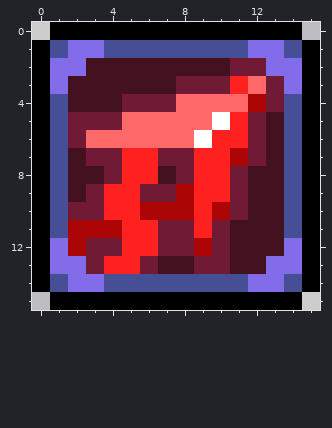
Pixel-art sprite: Content/Buffs/PetBuffs/RemiliaBuff.png. The first picture shows the starting point.
The file is 32x32 pixels, drawn in blocks of 2x2; one block is one cell here.
After the commit:
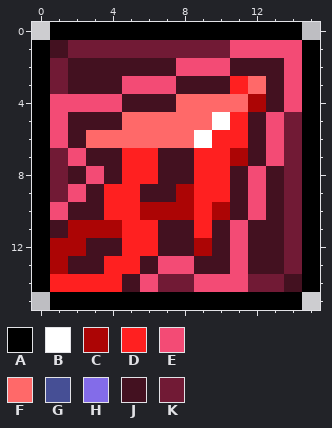
Palette (. is transparent): A #000000  B #ffffff  C #ac0505  D #ff2020  E #f34b75  F #ff6969  G #464f95  H #836ce9  J #431120  K #711a35
Diff:
Changed rows in their new state; - is an unchanged pixel.
first column x 1:
 1 JKKKKKKKKKEEEE
 2 KJ-----EEEJJJE
 3 K---EEEJJJ--JE
 4 EEEEJJJ-----JE
 5 EJJJ-------JEK
 6 EJ---------JEK
 7 KEJJ--JJ---JEK
 8 K-EJ---J--JE-K
 9 KEJ--JJ---JE-K
10 EJJ-------JE-K
11 J-----JJ-JE--K
12 C-JJ--JJ-JE--K
13 CJJ--JEEJJE-JK
14 DDDDJEKKEEEKKJ
Changed places in both pictures, as pixel boxes (x1, y1, x2, y2):
changed: (50, 40, 302, 292)
